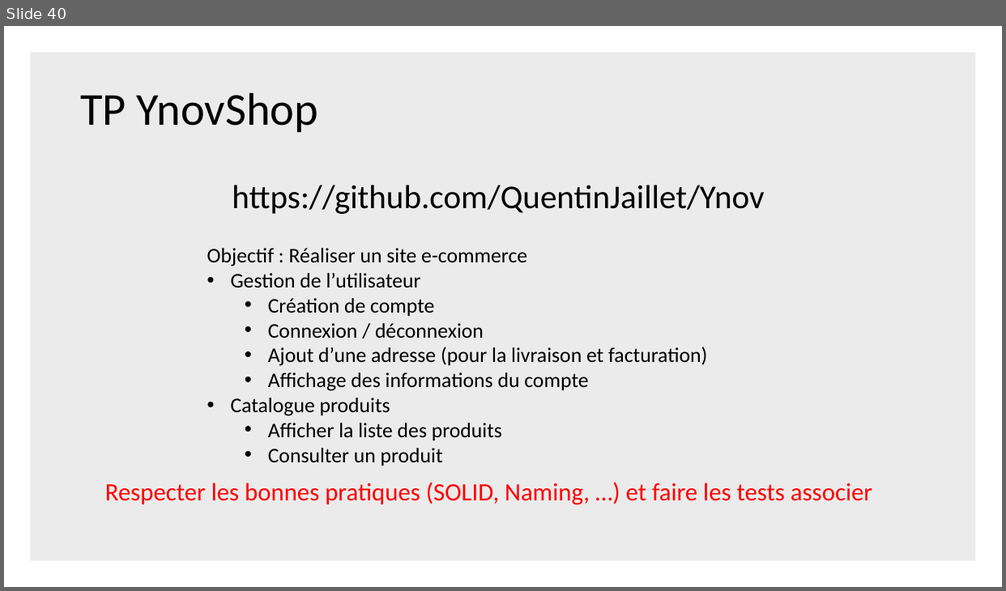
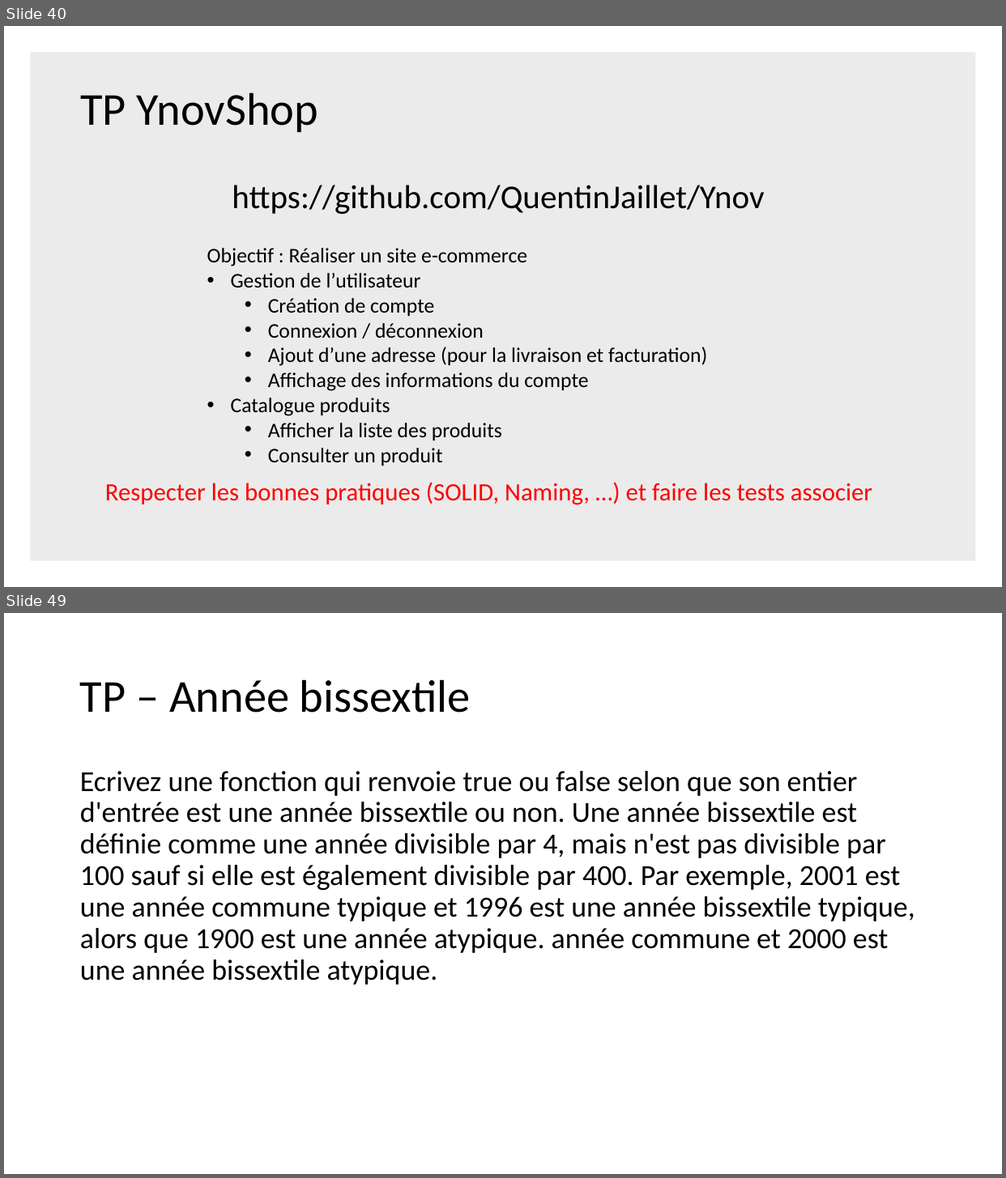
Before and after one commit to QuentinJaillet/Ynov, a slide deck: Documentation/METHODOLOGIE DE TESTS & TESTS UNITAIRES.pptx. Shown one above the other, each under a label of ours: slide 40 before the commit, slides 40 and 49 after it; the slides between them are not shown. The pictures are 1006x591 and 1006x1178 pixels, drawn with LibreOffice and Linux fonts; fonts in the diff are those of the drawing. Boxes give left, top, right and bottom in pixels: in the first picture for what was removed or moved away, otherwise in the second. Text is boxed around its words. In the diff, an @@ line names an element or a change of style, - is before the commit and + after.

```diff
--- a/Documentation/METHODOLOGIE DE TESTS & TESTS UNITAIRES.pptx
+++ b/Documentation/METHODOLOGIE DE TESTS & TESTS UNITAIRES.pptx
@@ slide 49 added at [4,613,1002,1174], background #FFFFFF @@
@@ title added at [80,679,471,713], 44 pt, text #000000 @@
+TP – Année bissextile
@@ text added at [80,771,915,985], 28 pt, text #000000 @@
+Ecrivez une fonction qui renvoie true ou false selon que son entier d'entrée est une année bissextile ou non. Une année bissextile est définie comme une année divisible par 4, mais n'est pas divisible par 100 sauf si elle est également divisible par 400. Par exemple, 2001 est une année commune typique et 1996 est une année bissextile typique, alors que 1900 est une année atypique. année commune et 2000 est une année bissextile atypique.
```
Also in this commit, not shown: 2 slides changed, 9 other slides added, 1 slide removed.
